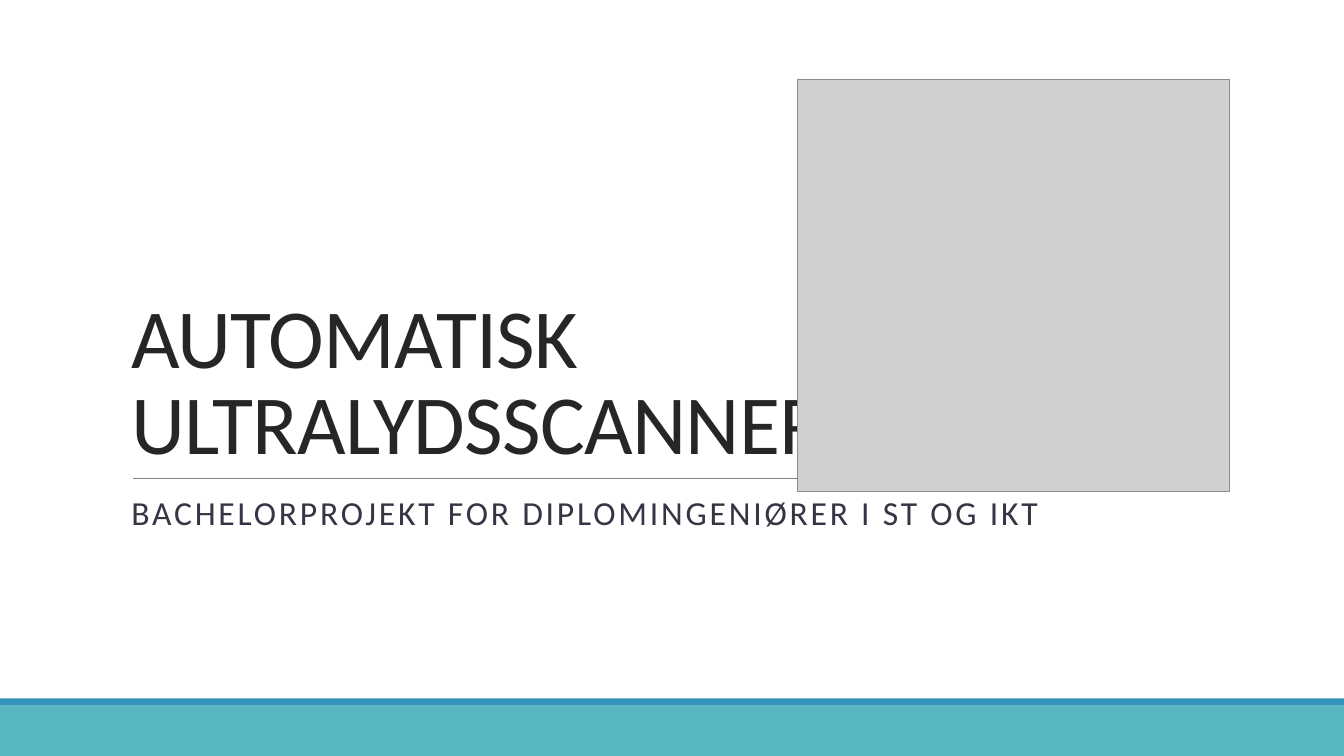
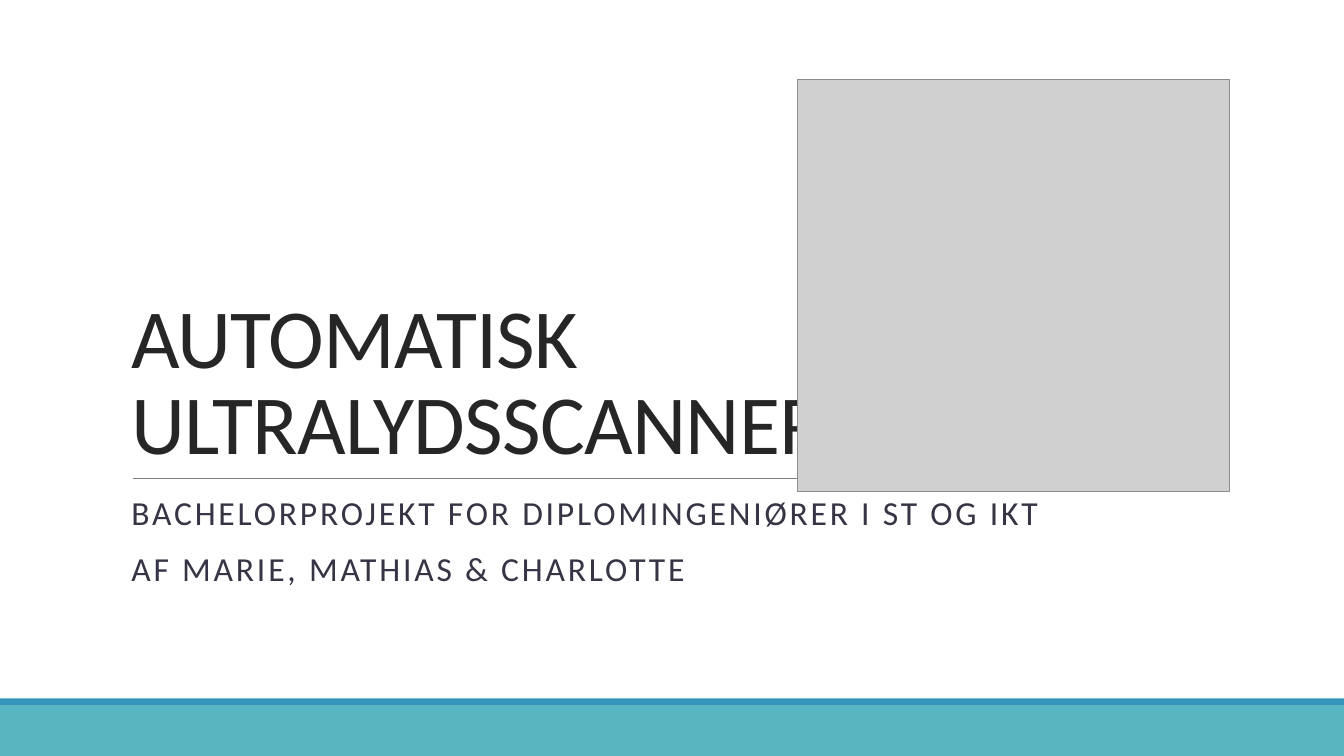
Before and after one commit to zeroregard/Automatic-Sonography, a slide deck: slide 1 of Præsentation_Eksamen.pptx. Drawn at 1344x756 pixels with LibreOffice and Linux fonts; fonts in the diff are those of the drawing; grey boxes stand for pictures. Boxes give left, top, right and bottom in pixels: in the first picture for what was removed or moved away, otherwise in the second. Text is boxed around its words. In the diff, an @@ line names an element or a change of style, - is before the commit and + after.

```diff
--- a/Præsentation_Eksamen.pptx
+++ b/Præsentation_Eksamen.pptx
@@ subtitle at [131, 559, 684, 585]: paragraph added @@
+AF MARIE, MATHIAS & CHARLOTTE
```
Also in this commit, not shown: 4 other slides changed.
